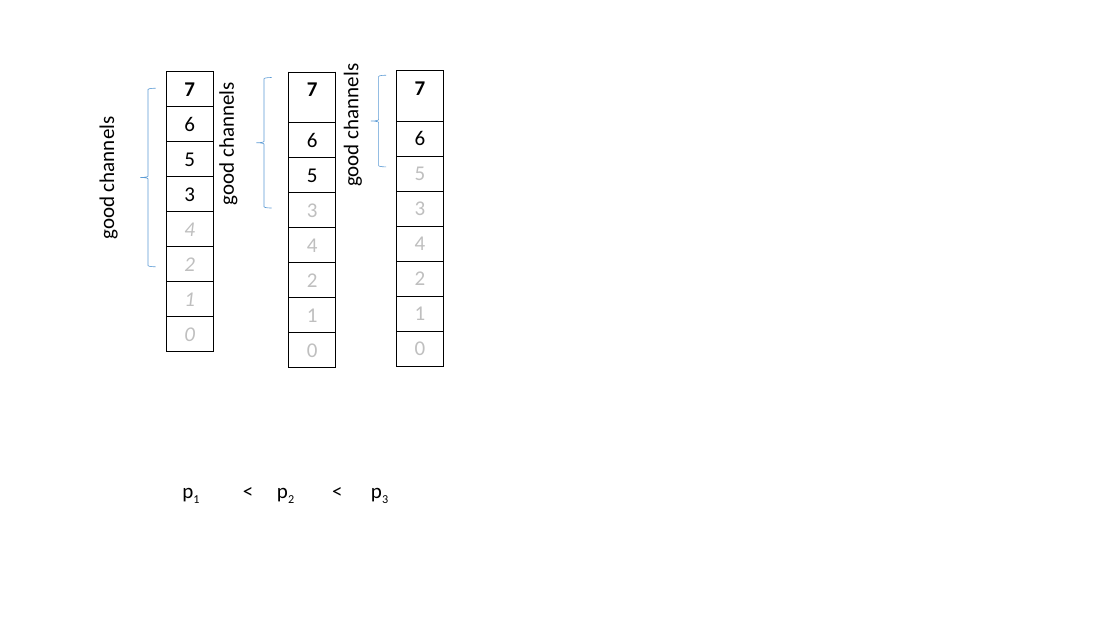
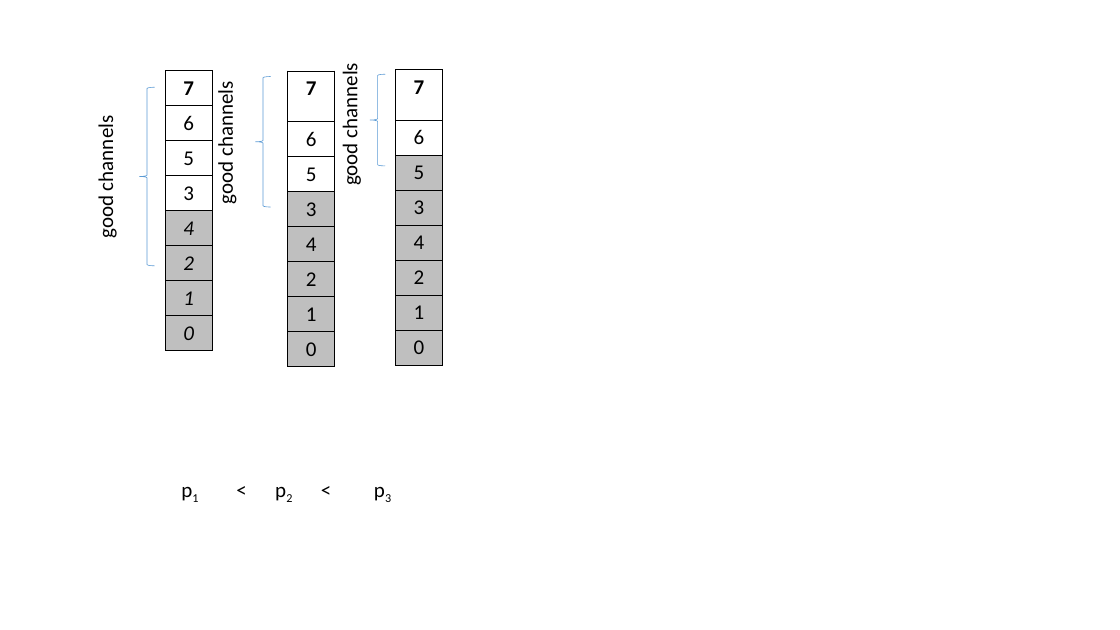
Before and after one commit to sbsoumya/PolarProject-Reports, a slide deck: slide 10 of Midterm-Exam/report/Presentation1.pptx (slide 8 before the commit). Drawn at 1120x630 pixels with LibreOffice and Linux fonts; fonts in the diff are those of the drawing. Boxes give left, top, right and bottom in pixels: in the first picture for what was removed or moved away, otherwise in the second. Text is boxed around its words. In the diff, an @@ line names an element or a change of style, - is before the commit and + after.

```diff
--- a/Midterm-Exam/report/Presentation1.pptx
+++ b/Midterm-Exam/report/Presentation1.pptx
@@ table at (x1=166, y1=71, x2=212, y2=506) @@
@@ fill none to #BFBFBF in 4 cells @@
@@ text colour #BFBFBF to #000000 in "4", "2", "1", "0" @@
@@ table at (x1=288, y1=71, x2=334, y2=506) @@
@@ fill none to #BFBFBF in 5 cells @@
@@ text colour #BFBFBF to #000000 in "3", "4", "2", "1" and 1 more places @@
@@ table at (x1=396, y1=70, x2=442, y2=475) @@
@@ fill none to #BFBFBF in 6 cells @@
@@ text colour #BFBFBF to #000000 in "5", "3", "4", "2" and 2 more places @@
```
Also in this commit, not shown: 2 slides added, 10 other files.
